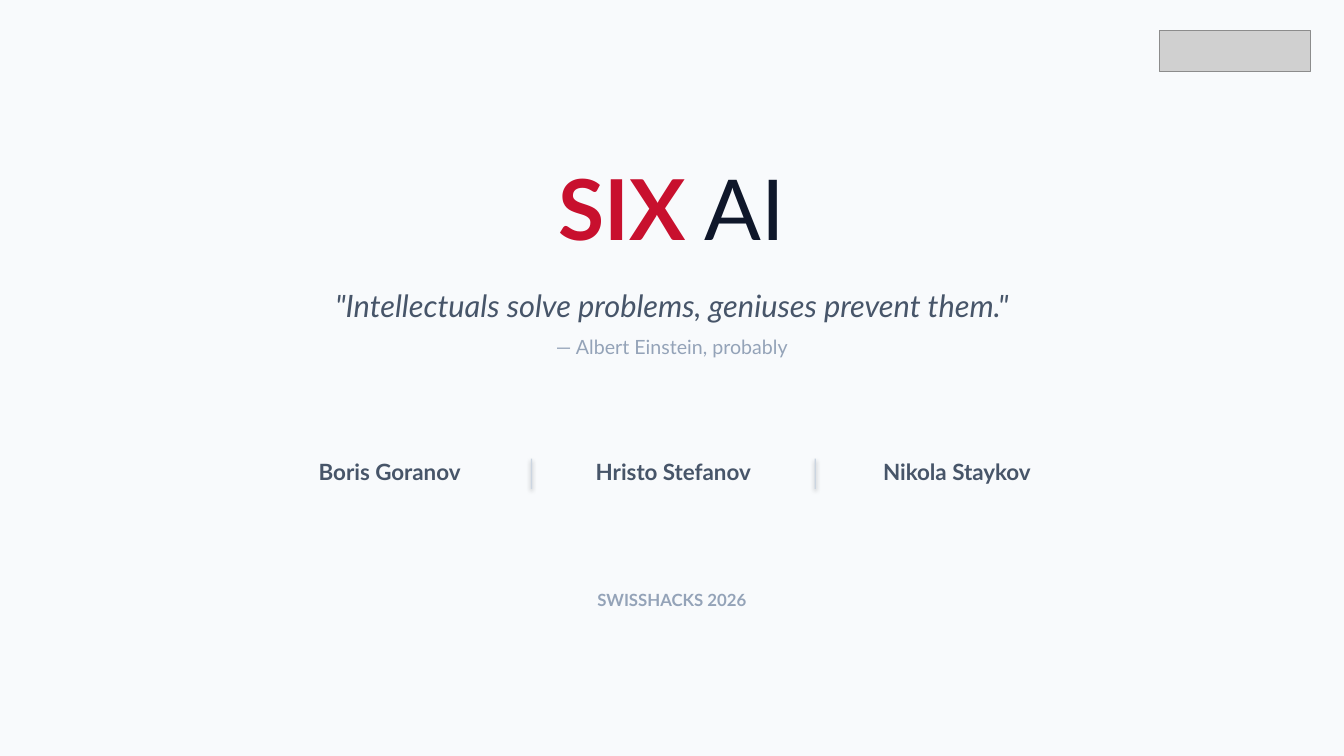
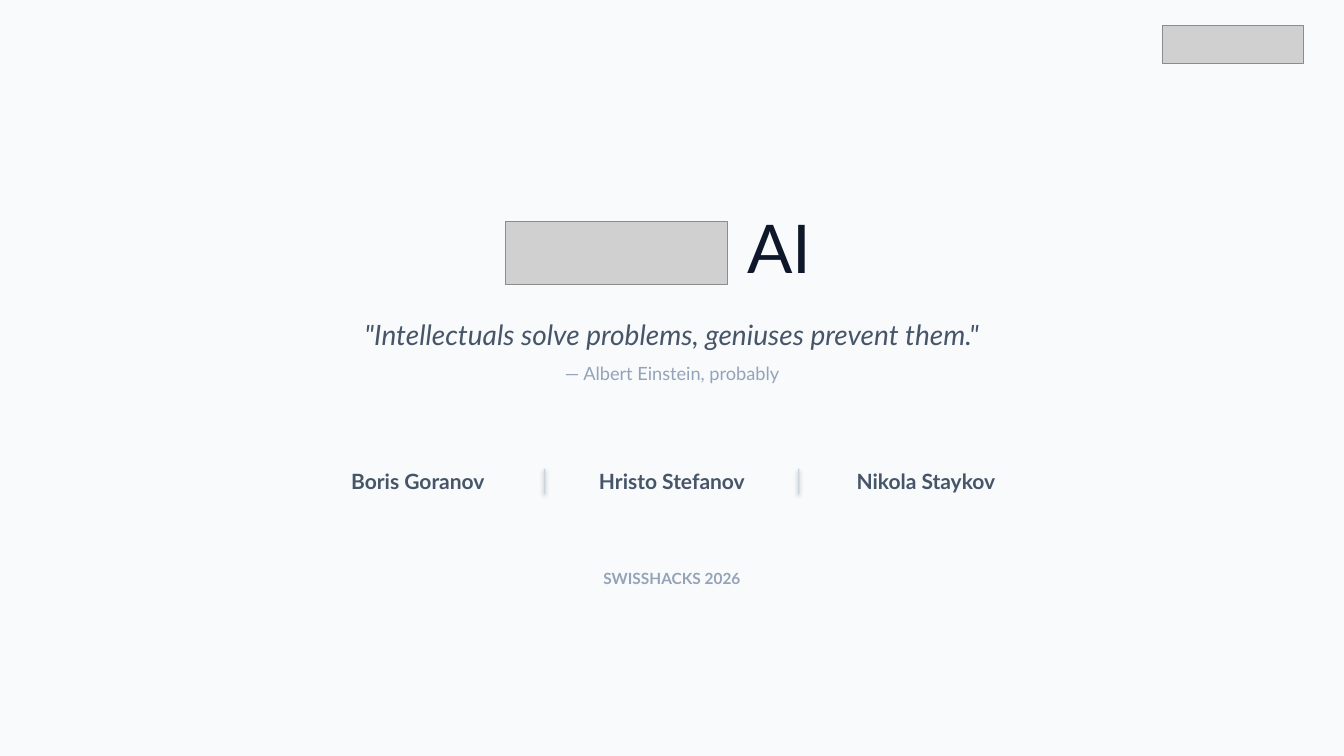
Before and after one commit to bggoranoff/swisshacks, a slide deck: slide 1 of presentation/SIX_AI_Presentation.pptx. Drawn at 1344x756 pixels with LibreOffice and Linux fonts; fonts in the diff are those of the drawing; grey boxes stand for pictures. Boxes give left, top, right and bottom in pixels: in the first picture for what was removed or moved away, otherwise in the second. Text is boxed around its words. In the diff, an @@ line names an element or a change of style, - is before the commit and + after.

```diff
--- a/presentation/SIX_AI_Presentation.pptx
+++ b/presentation/SIX_AI_Presentation.pptx
@@ picture: place and size @@
-picture at (1159,30,1311,72)
+picture at (1163,25,1304,64)
@@ picture added at (506,222,728,284) @@
@@ text at (747,225,811,273): text changed; size 60 to 48 pt; text colour #C8102E to #0F172A; bold off @@
-SIX AI
+AI
@@ text ""Intellectuals solve problems, geniuses prevent ...": place and size @@
-text ""Intellectuals solve problems, geniuses prevent ..." at (335,294,1009,357)
+text ""Intellectuals solve problems, geniuses prevent ..." at (364,324,979,383)
@@ text ""Intellectuals solve problems, geniuses prevent ..." at (364,324,979,383): size 22 to 20 pt in ""Intellectuals solve problems, geniuses prevent them.""; size 14 to 13 pt in "— Albert Einstein, probably" @@
@@ text "Boris Goranov": place and size @@
-text "Boris Goranov" at (319,463,460,480)
+text "Boris Goranov" at (351,473,484,489)
@@ rectangle: place and size @@
-rectangle at (531,459,532,489)
+rectangle at (544,469,545,494)
@@ text "Hristo Stefanov": place and size @@
-text "Hristo Stefanov" at (596,463,751,480)
+text "Hristo Stefanov" at (599,473,745,489)
@@ rectangle: place and size @@
-rectangle at (815,459,816,489)
+rectangle at (799,469,800,494)
@@ size 16 to 15 pt in 3 elements at (599,473,745,489), (351,473,484,489), (857,473,996,493) @@
@@ text "Nikola Staykov": place and size @@
-text "Nikola Staykov" at (883,463,1030,484)
+text "Nikola Staykov" at (857,473,996,493)
@@ text "SWISSHACKS 2026": place and size @@
-text "SWISSHACKS 2026" at (597,594,746,606)
+text "SWISSHACKS 2026" at (603,573,741,584)
@@ text "SWISSHACKS 2026" at (603,573,741,584): size 12 to 11 pt @@
```
Also in this commit, not shown: 5 other slides changed, 2 other files.
